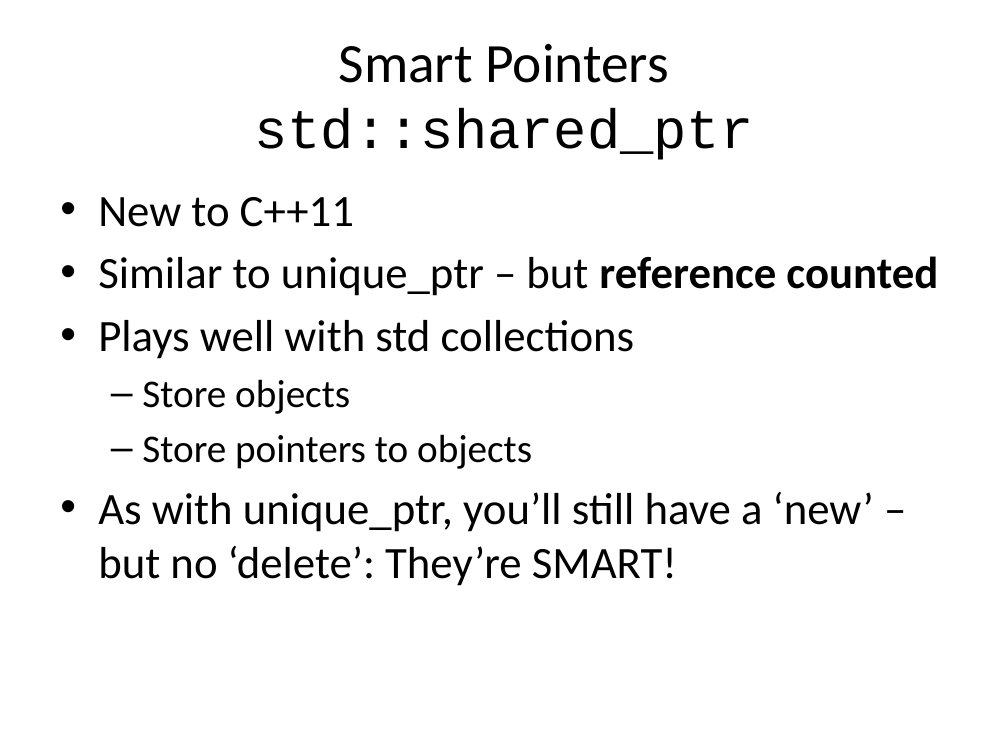
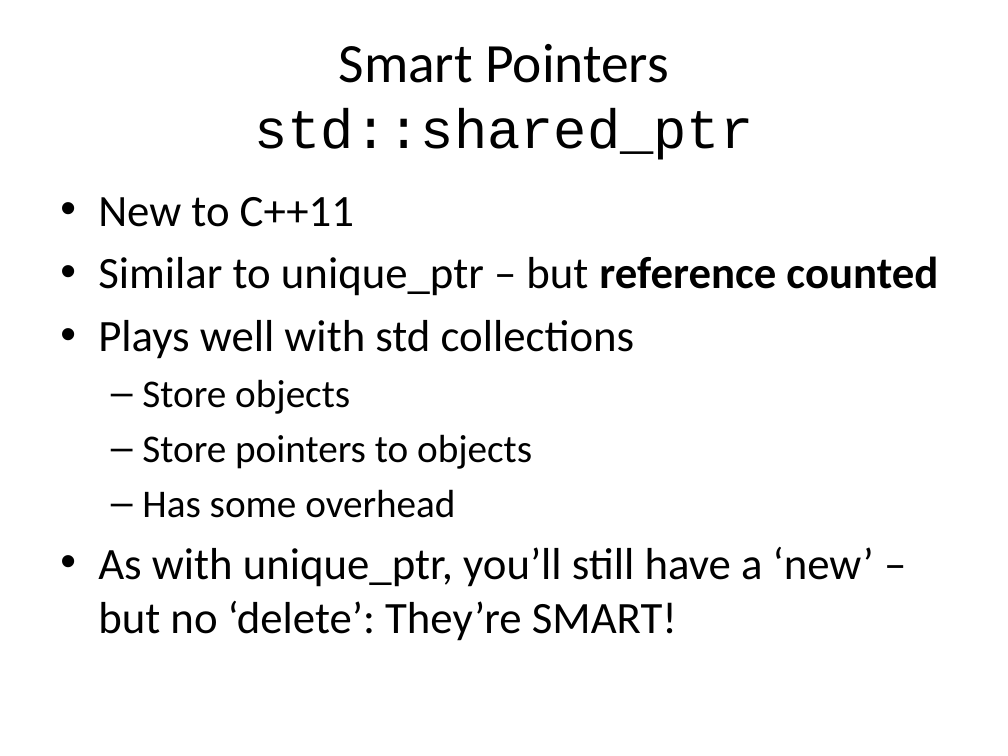
Before and after one commit to fellmad/FunWithCpp11, a slide deck: slide 47 of doc/Fun_with_C++11.pptx (slide 44 before the commit). Drawn at 1008x756 pixels with LibreOffice and Linux fonts; fonts in the diff are those of the drawing. Boxes give left, top, right and bottom in pixels: in the first picture for what was removed or moved away, otherwise in the second. Text is boxed around its words. In the diff, an @@ line names an element or a change of style, - is before the commit and + after.

```diff
--- a/doc/Fun_with_C++11.pptx
+++ b/doc/Fun_with_C++11.pptx
@@ text at <box>142,489,455,518</box>: paragraph added @@
+  – Has some overhead
```
Also in this commit, not shown: 18 other slides changed, 6 slides added, 1 slide removed.
